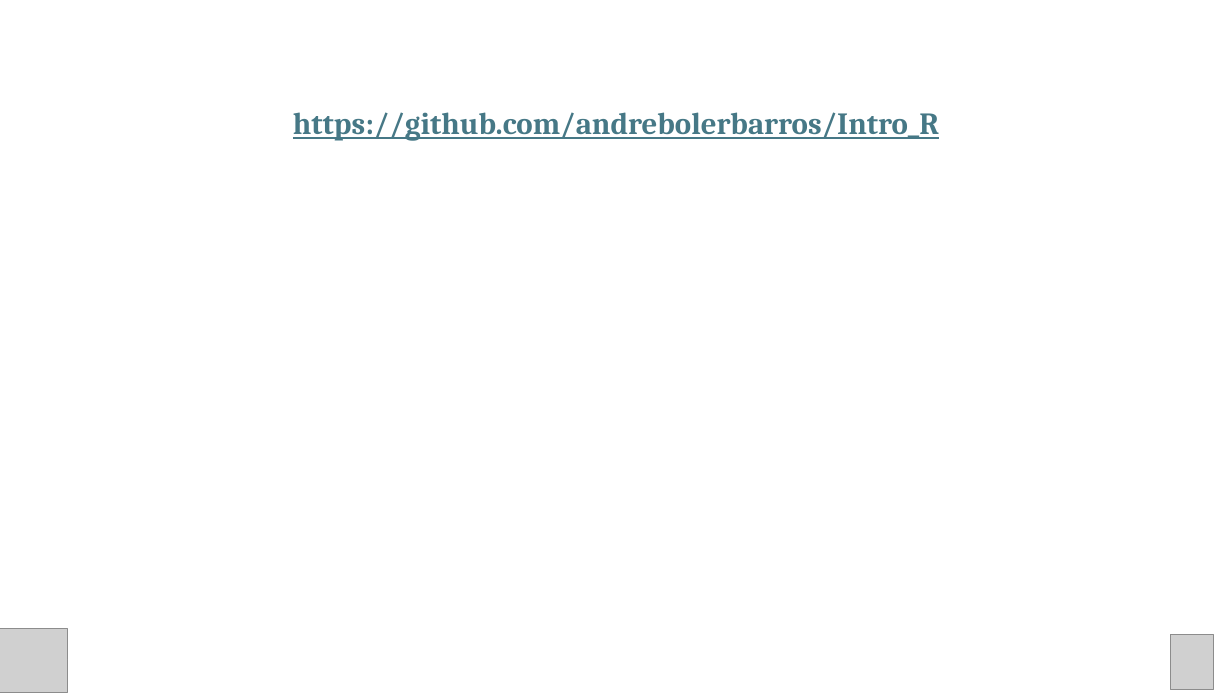
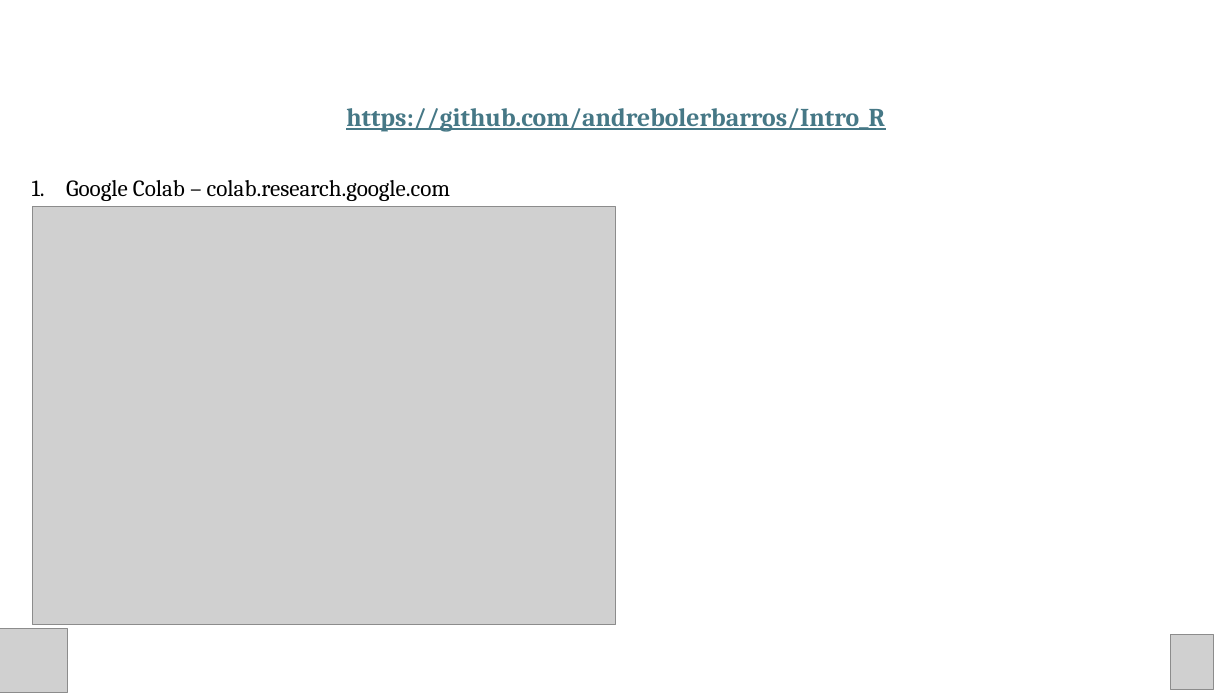
Before and after one commit to andrebolerbarros/Intro_R, a slide deck: slide 5 of presentations/Intro_R_Session1.pptx. Drawn at 1232x693 pixels with LibreOffice and Linux fonts; fonts in the diff are those of the drawing; grey boxes stand for pictures; background and template pictures are left out. Boxes give left, top, right and bottom in pixels: in the first picture for what was removed or moved away, otherwise in the second. Text is boxed around its words. In the diff, an @@ line names an element or a change of style, - is before the commit and + after.

```diff
--- a/presentations/Intro_R_Session1.pptx
+++ b/presentations/Intro_R_Session1.pptx
@@ text "https://github.com/andrebolerbarros/Intro_R" at [346,108,885,132]: size 24 to 20 pt @@
@@ picture added at [32,206,616,625] @@
@@ text added at [66,180,451,201], 18 pt, text #000000 @@
+1. Google Colab – colab.research.google.com
```
Also in this commit, not shown: 3 slides added, 2 other files.
